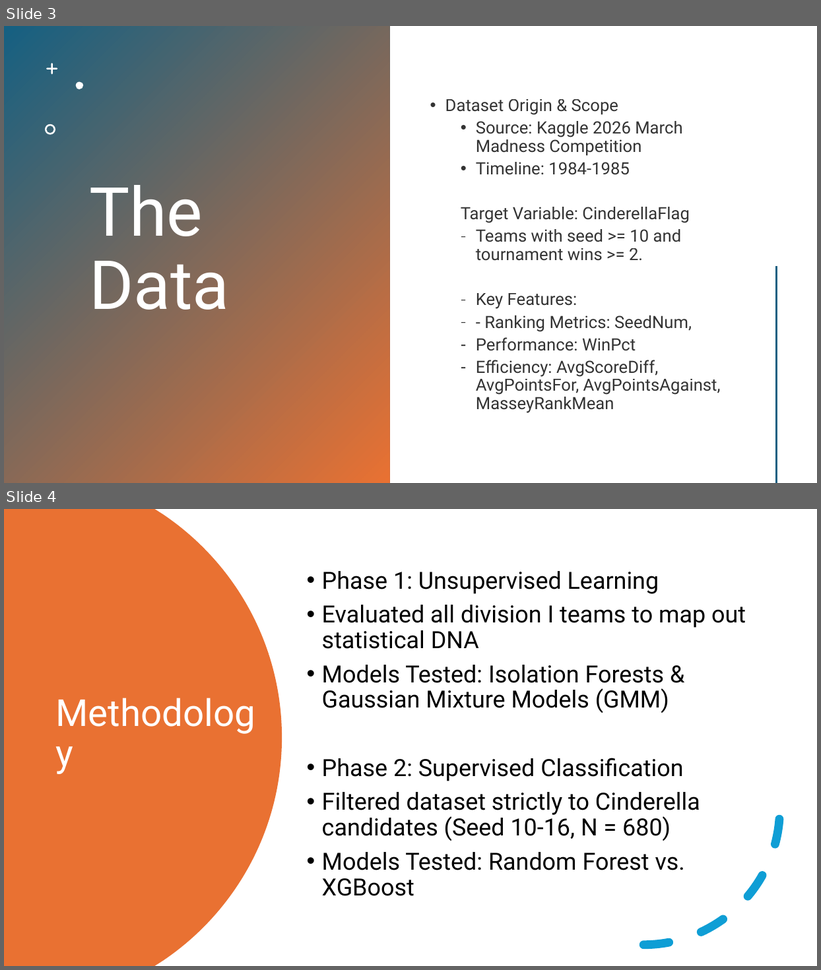
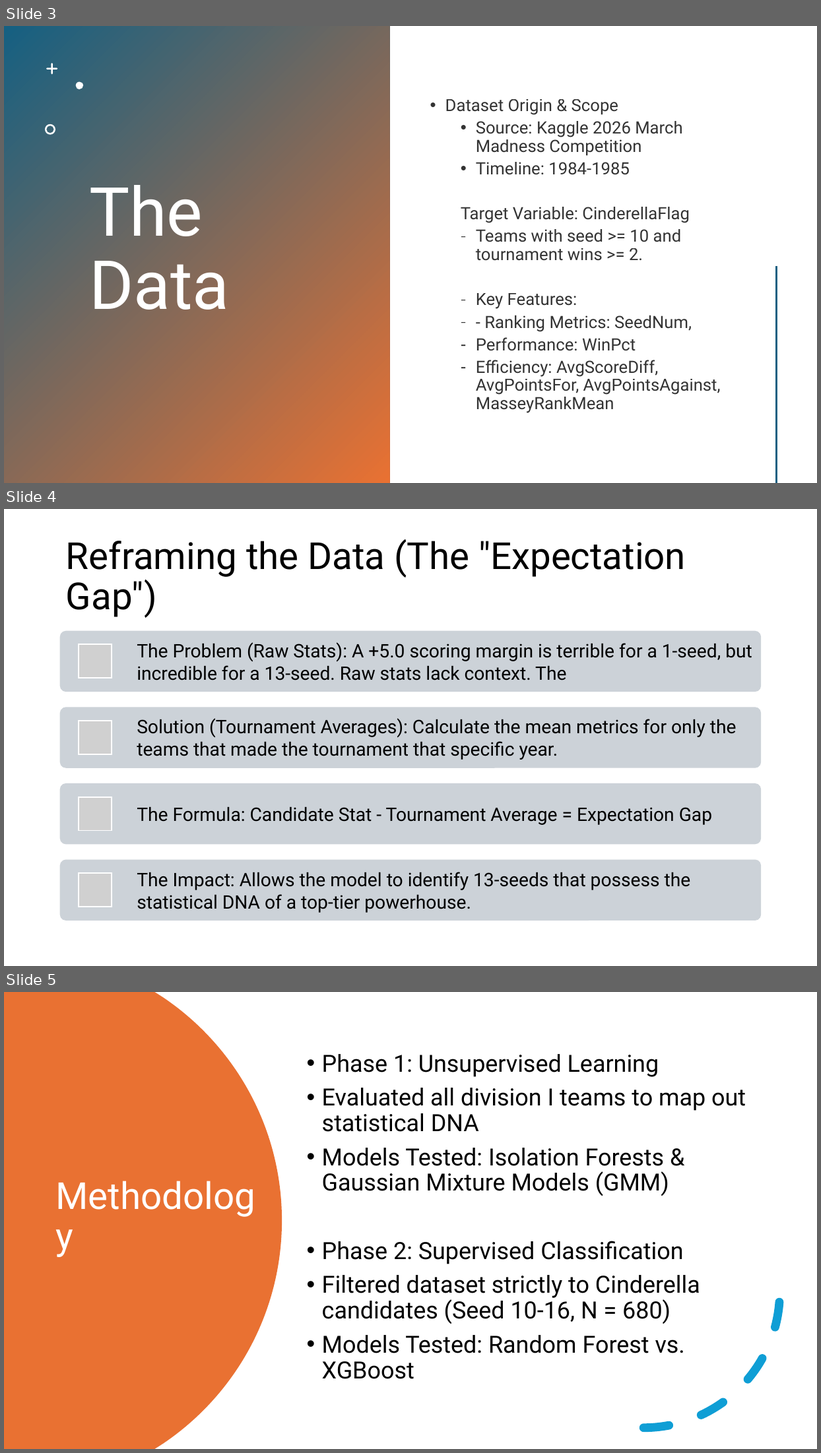
Before and after one commit to ThatTwoDude/STAT486_FinalProject, a slide deck: progress/ClassPresentation.pptx. Shown one above the other, each under a label of ours: slides 3 and 4 before the commit, slides 3, 4 and 5 after it. The pictures are 821x970 and 821x1453 pixels, drawn with LibreOffice and Linux fonts; fonts in the diff are those of the drawing; grey boxes stand for pictures. Boxes give left, top, right and bottom in pixels: in the first picture for what was removed or moved away, otherwise in the second. Text is boxed around its words. In the diff, an @@ line names an element or a change of style, - is before the commit and + after.

```diff
--- a/progress/ClassPresentation.pptx
+++ b/progress/ClassPresentation.pptx
@@ slide 4 added at box(4, 509, 817, 966), background #FFFFFF @@
@@ title added at box(66, 539, 686, 618), 44 pt, text #000000 @@
+Reframing the Data (The "Expectation Gap")
@@ group added at box(60, 631, 762, 921): 4 rounded rectangles, 4 pictures, 4 texts @@
+The Problem (Raw Stats): A +5.0 scoring margin is terrible for a 1-seed, but incredible for a 13-seed. Raw stats lack context. The
+Solution (Tournament Averages): Calculate the mean metrics for only the teams that made the tournament that specific year.
+The Formula: Candidate Stat - Tournament Average = Expectation Gap
+The Impact: Allows the model to identify 13-seeds that possess the statistical DNA of a top-tier powerhouse.
@@ what was slide 4 is now slide 5 @@
```
Also in this commit, not shown: 2 slides changed.
